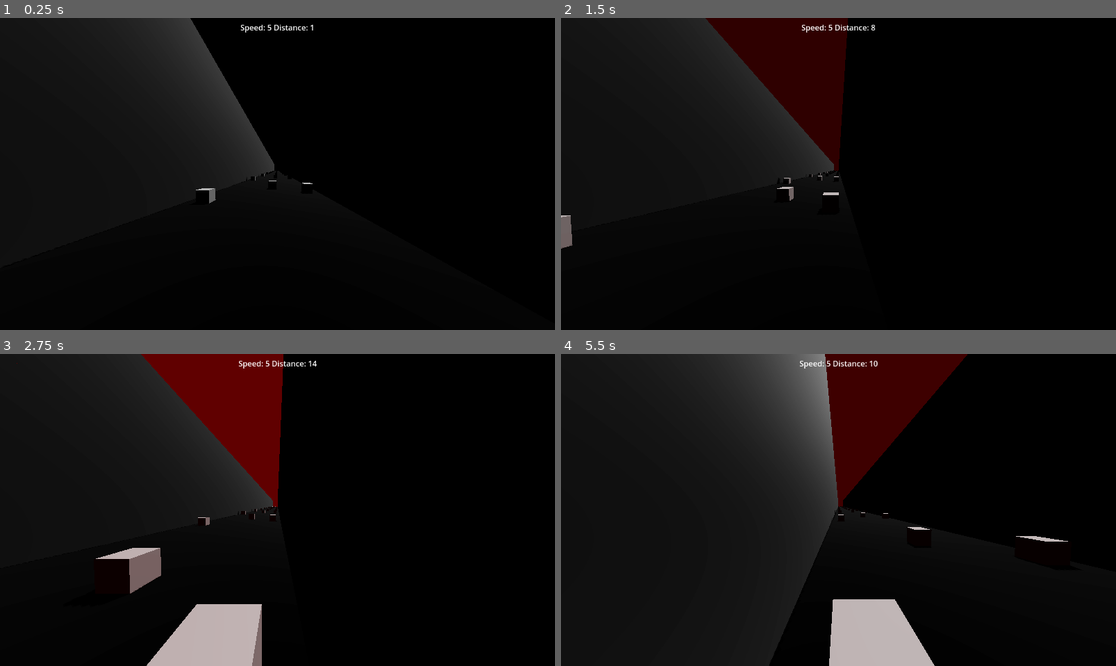
Above: before the commit, frames 1-4 (two rows, left to right).
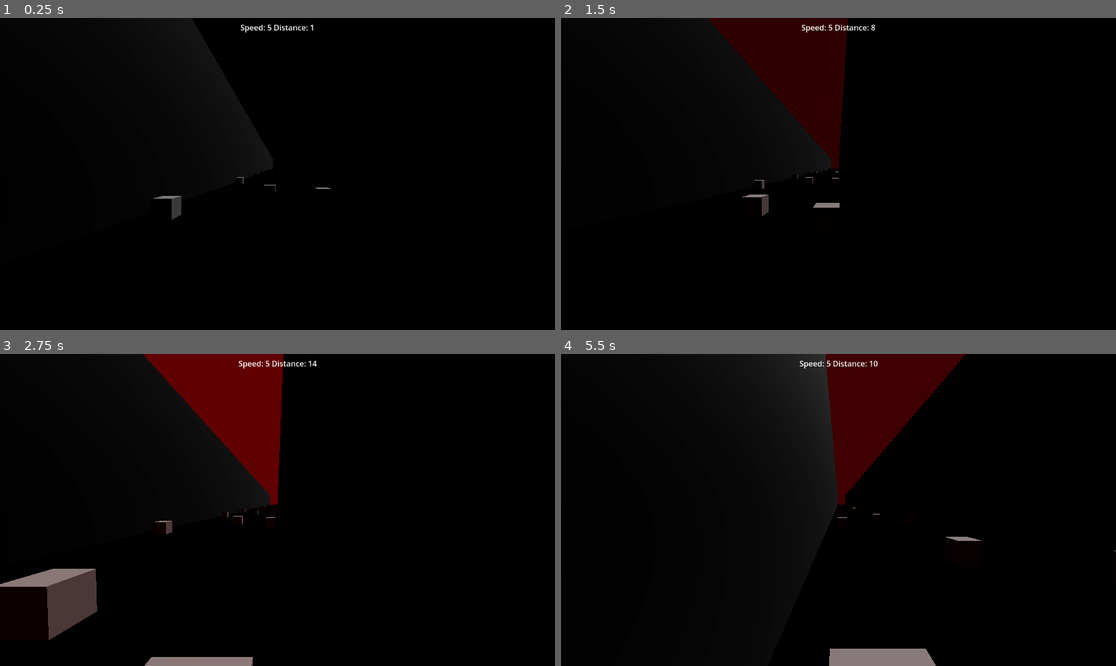
Above: after the commit, the same moments.

Repository: finalsabbath/3d-runner
Game: Godot game, scene res://scenes/world.tscn
Same seed, same stepped clock (60 frames per second), same inputs: the game is played once before the commit and once after it.
Inputs:
- Up to frame 1 (0.25 s): no input
- Up to frame 2 (1.5 s): hold Right (ui_right) 0.53-1.28 s; hold Down (ui_down) from 1.28 s (still down)
- Up to frame 3 (2.75 s): release Down (ui_down) at 2.03 s; hold Right (ui_right) from 2.03 s (still down)
- Up to frame 4 (5.5 s): release Right (ui_right) at 2.78 s; hold Up (ui_up) 2.78-3.5 s; click "Try Again" at 3.5 s; hold Left (ui_left) from 4.28 s (still down)

The runs differ from the first frame. In frame 1, 3.3% of the frame differs, in the area x 26-60%, y 0-65%; in frame 2, 1.7%; in frame 3, 7.1%; in frame 4, 10%, in the area x 26-100%, y 0-100%.

Commit message:
reset fov, messing with ligiting

Diff:
--- a/3d-runner/scenes/world.tscn
+++ b/3d-runner/scenes/world.tscn
@@ -34,7 +34,8 @@
 environment = SubResource("Environment_rwgxs")
 
 [node name="DirectionalLight3D" type="DirectionalLight3D" parent="."]
-transform = Transform3D(-0.866025, -0.433013, 0.25, 0, 0.5, 0.866025, -0.5, 0.75, -0.433013, 0, 0, 0)
+transform = Transform3D(-0.866025, -0.433013, 0.25, 0.104058, 0.332965, 0.93718, -0.489052, 0.837636, -0.243297, 0, 12.6459, -43.6037)
+light_color = Color(0.654232, 0.654232, 0.654232, 1)
 shadow_enabled = true
 
 [node name="Player" type="CharacterBody3D" parent="."]
@@ -49,7 +50,6 @@
 
 [node name="Camera3D" type="Camera3D" parent="Player"]
 transform = Transform3D(1, 0, 0, 0, 0.999475, 0.032405, 0, -0.032405, 0.999475, 0, 1.41357, -0.214253)
-fov = 100.0
 
 [node name="TerrainController" parent="." instance=ExtResource("2_rwgxs")]
 
